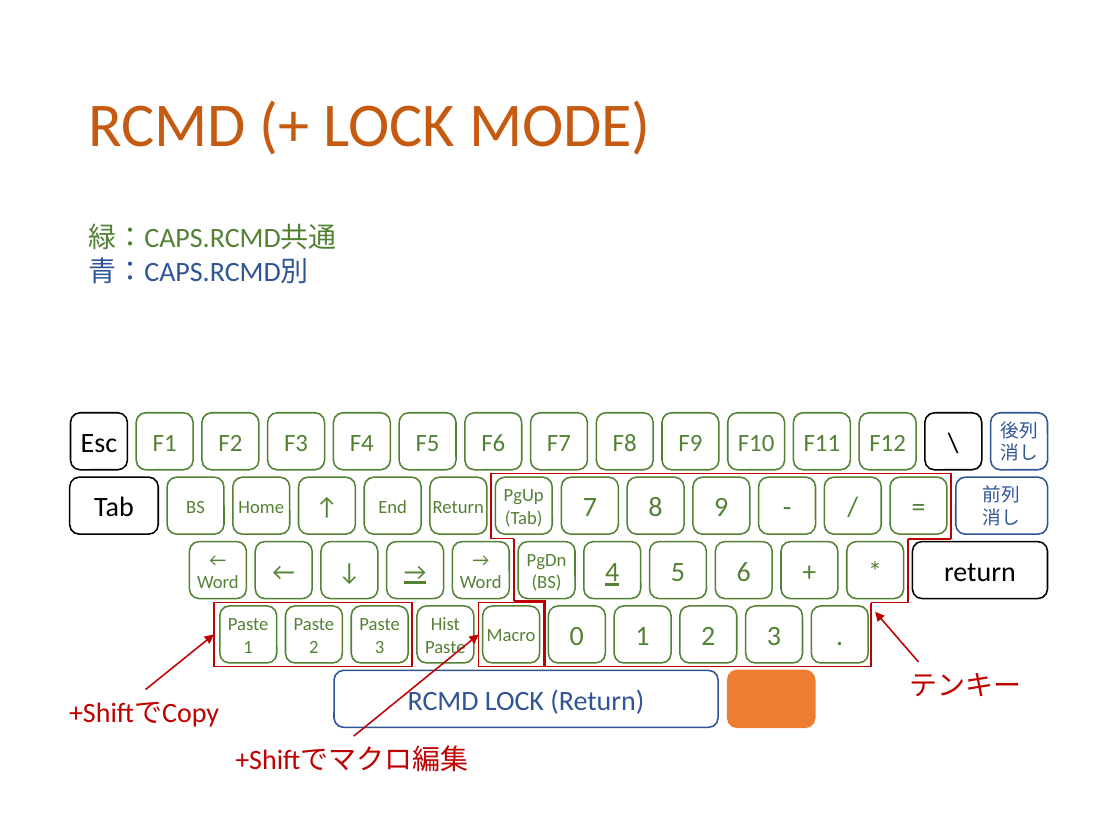
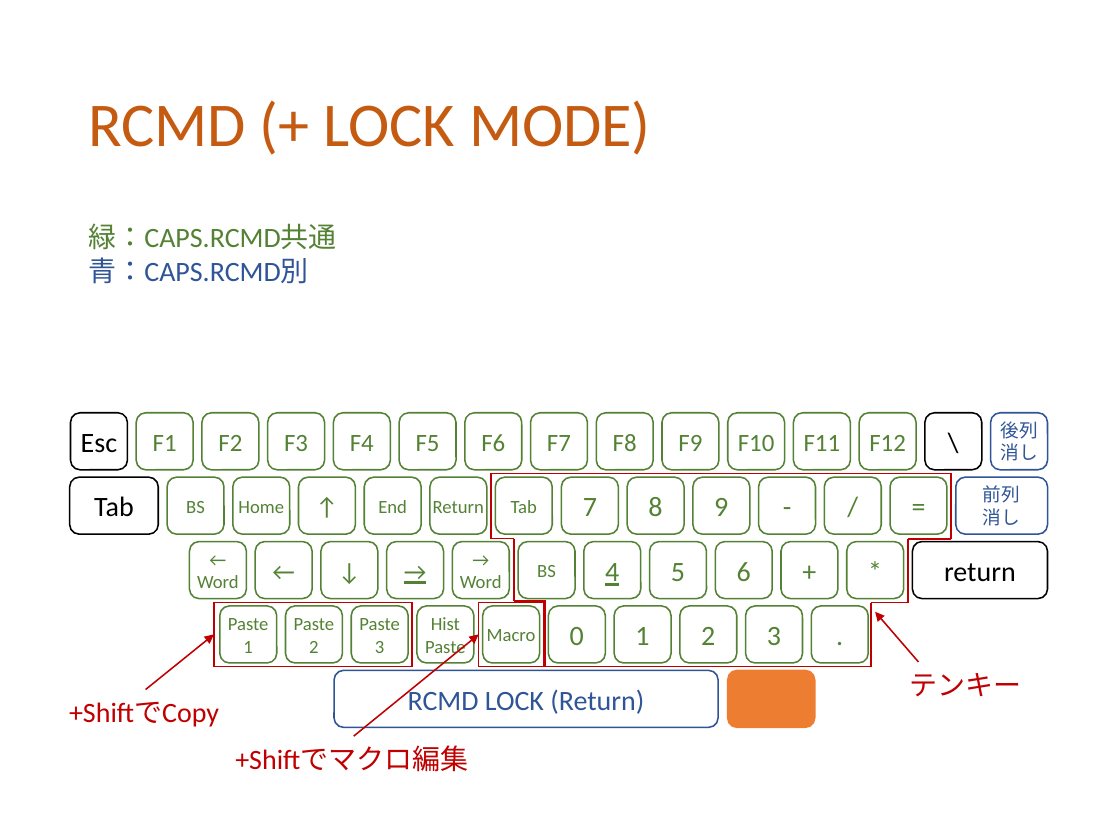
Before and after one commit to ittooo66/myAHK, a slide deck: slide 5 of MANUAL.pptx (slide 4 before the commit). Drawn at 1120x840 pixels with LibreOffice and Linux fonts; fonts in the diff are those of the drawing. Boxes give left, top, right and bottom in pixels: in the first picture for what was removed or moved away, otherwise in the second. Text is boxed around its words. In the diff, an @@ line names an element or a change of style, - is before the commit and + after.

```diff
--- a/MANUAL.pptx
+++ b/MANUAL.pptx
@@ text in rounded rectangle at (511,500,537,513): text changed @@
-PgUp
-(Tab)
+Tab
@@ text in rounded rectangle at (537,565,556,577): text changed @@
-PgDn
-(BS)
+BS
```
Also in this commit, not shown: 4 other slides changed, 1 slide added.
